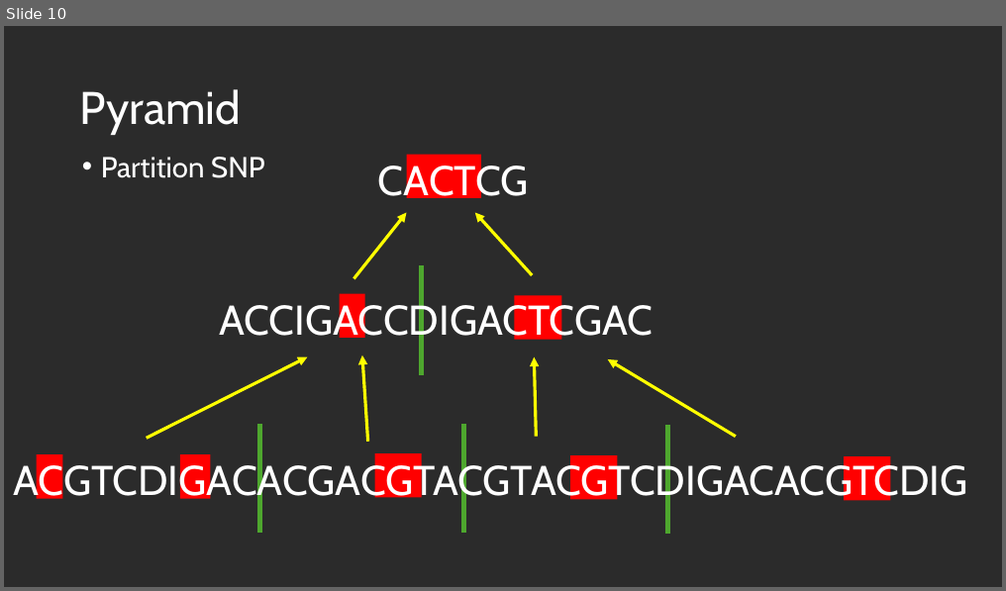
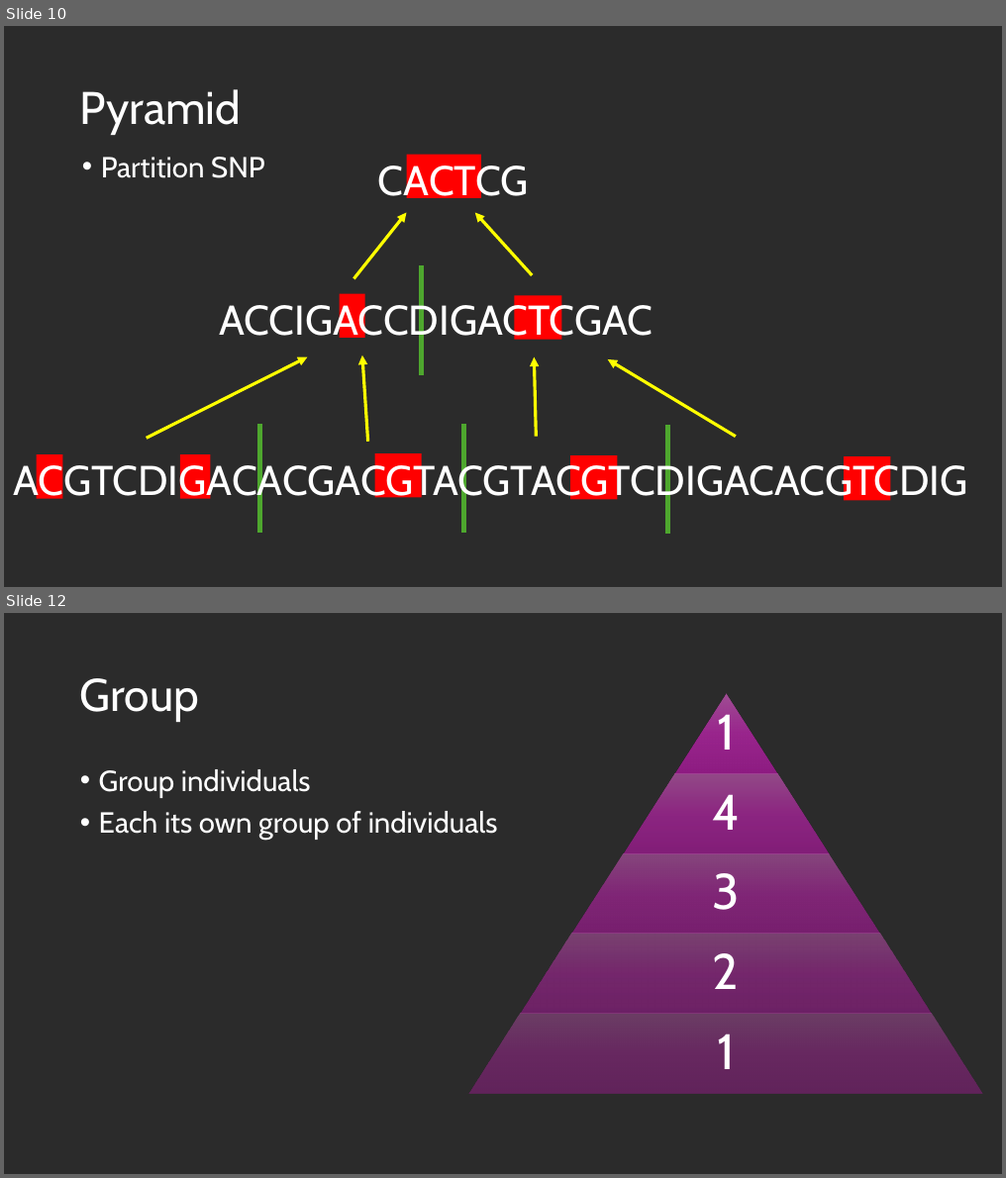
Before and after one commit to us-ja/GWAS_Internship_2025, a slide deck: Presentation/End_of_internship.pptx. Shown one above the other, each under a label of ours: slide 10 before the commit, slides 10 and 12 after it; the slides between them are not shown. The pictures are 1006x591 and 1006x1178 pixels, drawn with LibreOffice and Linux fonts; fonts in the diff are those of the drawing; background and template pictures are left out; a plain dark background stands for a picture behind light text. Boxes give left, top, right and bottom in pixels: in the first picture for what was removed or moved away, otherwise in the second. Text is boxed around its words. In the diff, an @@ line names an element or a change of style, - is before the commit and + after.

```diff
--- a/Presentation/End_of_internship.pptx
+++ b/Presentation/End_of_internship.pptx
@@ slide 12 added at box(4, 613, 1002, 1174), background picture (left out) @@
@@ title added at box(80, 678, 199, 722), 44 pt, text #FFFFFF @@
+Group
@@ text added at box(99, 769, 498, 840), 28 pt, text #FFFFFF @@
+• Group individuals
+• Each its own group of individuals
@@ group added at box(469, 694, 983, 1093): 5 trapezoids, 5 texts @@
+1
+4
+3
+2
+1
```
Also in this commit, not shown: 5 slides changed, 5 other slides added, 2 slides removed.
